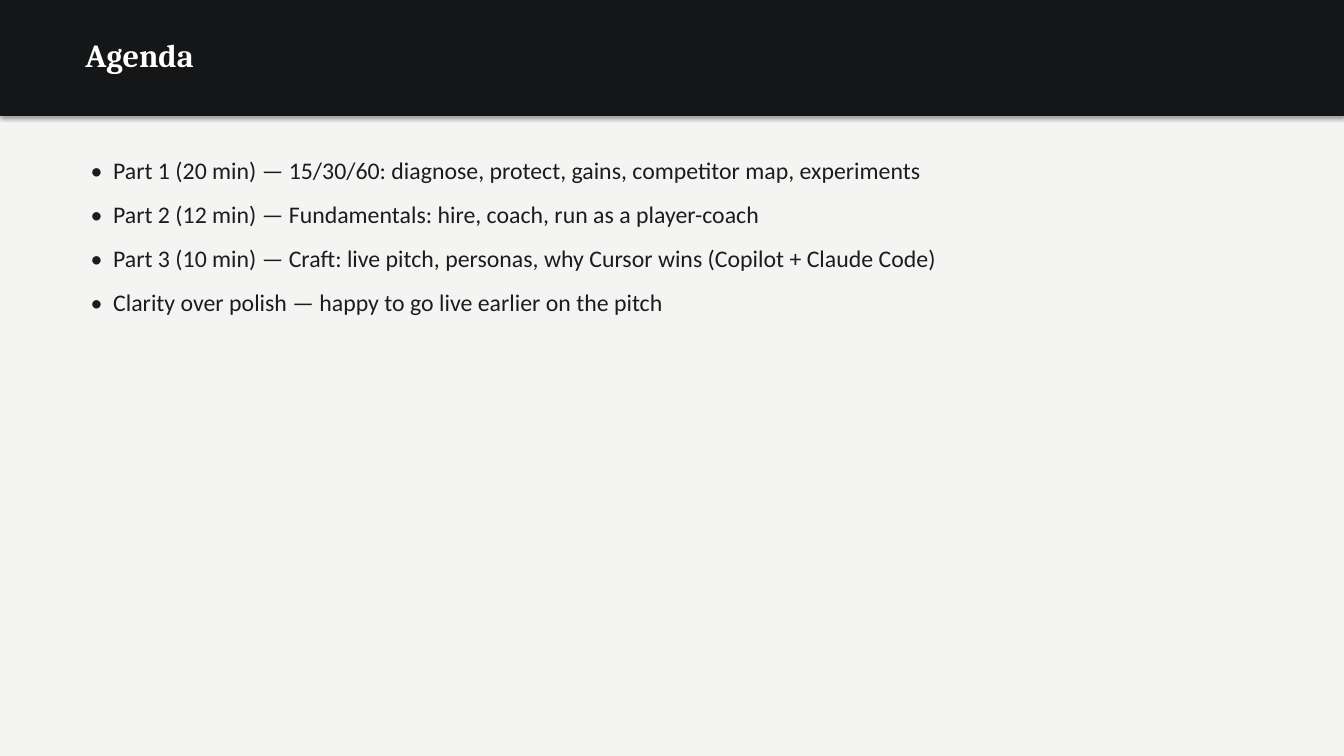
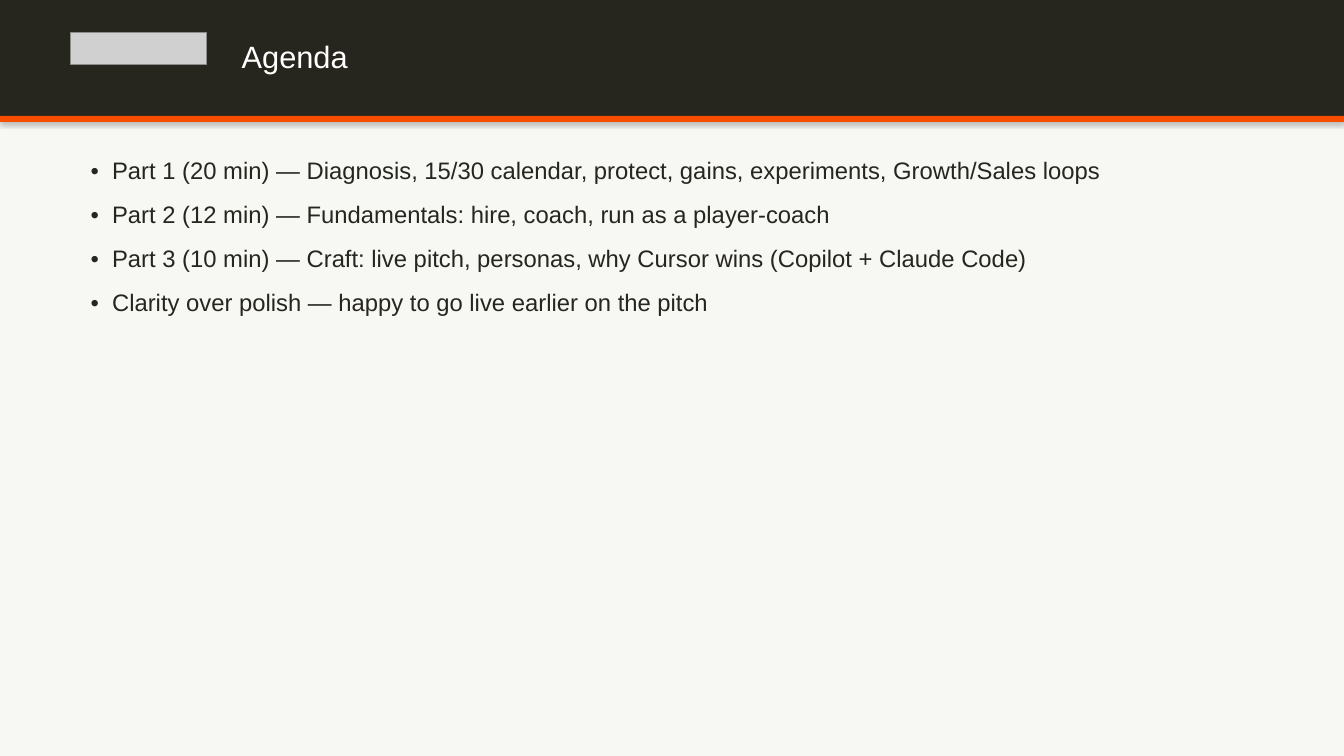
Before and after one commit to dempseli01-stack/lindsey, a slide deck: slide 3 of Lindsey_Presentation.pptx. Drawn at 1344x756 pixels with LibreOffice and Linux fonts; fonts in the diff are those of the drawing; grey boxes stand for pictures. Boxes give left, top, right and bottom in pixels: in the first picture for what was removed or moved away, otherwise in the second. Text is boxed around its words. In the diff, an @@ line names an element or a change of style, - is before the commit and + after.

```diff
--- a/Lindsey_Presentation.pptx
+++ b/Lindsey_Presentation.pptx
@@ rectangle at [0, 0, 1344, 756]: fill #F4F5F2 to #F7F7F4 @@
@@ rectangle at [0, 0, 1344, 116]: fill #141618 to #26251E @@
@@ picture added at [71, 32, 207, 65] @@
@@ text "Agenda": place and size @@
-text "Agenda" at [85, 44, 193, 74]
+text "Agenda" at [242, 45, 348, 73]
@@ text "Agenda" at [242, 45, 348, 73]: size 23 to 22 pt, font Cambria to Arial, bold off @@
@@ rectangle added at [0, 116, 1344, 122], fill #F54E00 @@
@@ text at [112, 161, 1100, 184]: text changed; font Calibri to Arial; text colour #1A1C1E to #26251E @@
-• Part 1 (20 min) — 15/30/60: diagnose, protect, gains, competitor map, experiments
+• Part 1 (20 min) — Diagnosis, 15/30 calendar, protect, gains, experiments, Growth/Sales loops
@@ text at [112, 205, 1026, 316]: font Calibri to Arial, text colour #1A1C1E to #26251E in "• Part 2 (12 min) — Fundamentals: ...", "• Part 3 (10 min) — Craft: ...", "• Clarity over polish — happy to ..." @@
```
Also in this commit, not shown: 21 other slides changed, 5 other files.
